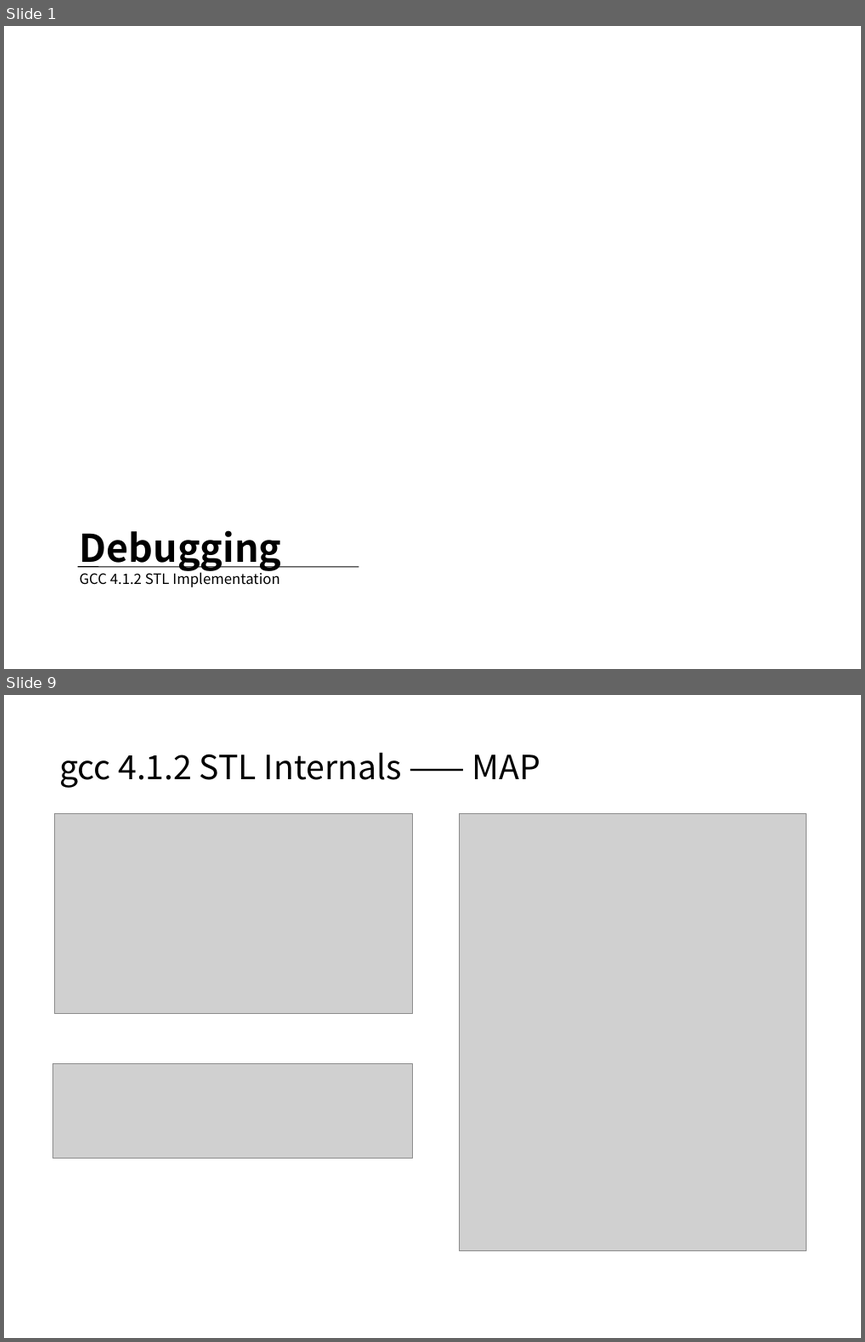
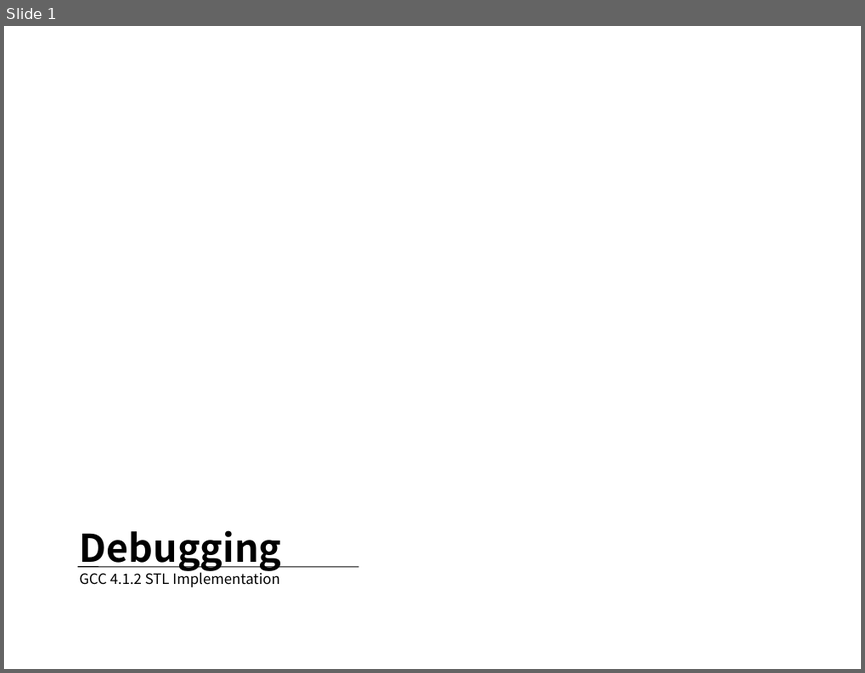
Before and after one commit to mir1128/GDBTraining, a slide deck: session2/Debugging Workshop 2.pptx. Shown one above the other, each under a label of ours: slides 1 and 9 before the commit, slide 1 after it; the slides between them are not shown. The pictures are 865x1342 and 865x673 pixels, drawn with LibreOffice and Linux fonts; fonts in the diff are those of the drawing; grey boxes stand for pictures; background and template pictures are left out. Boxes give left, top, right and bottom in pixels: in the first picture for what was removed or moved away, otherwise in the second. Text is boxed around its words. In the diff, an @@ line names an element or a change of style, - is before the commit and + after.

```diff
--- a/session2/Debugging Workshop 2.pptx
+++ b/session2/Debugging Workshop 2.pptx
@@ slide 9 removed at bbox=[4, 695, 861, 1338], background #FFFFFF @@
@@ text removed at bbox=[59, 752, 540, 788] @@
-gcc 4.1.2 STL Internals —— MAP
@@ picture removed at bbox=[54, 814, 412, 1014] @@
@@ picture removed at bbox=[459, 814, 806, 1251] @@
@@ picture removed at bbox=[52, 1063, 412, 1157] @@
```
Also in this commit, not shown: 1 slide changed, 2 slides added, 9 other slides removed, 8 other files.
